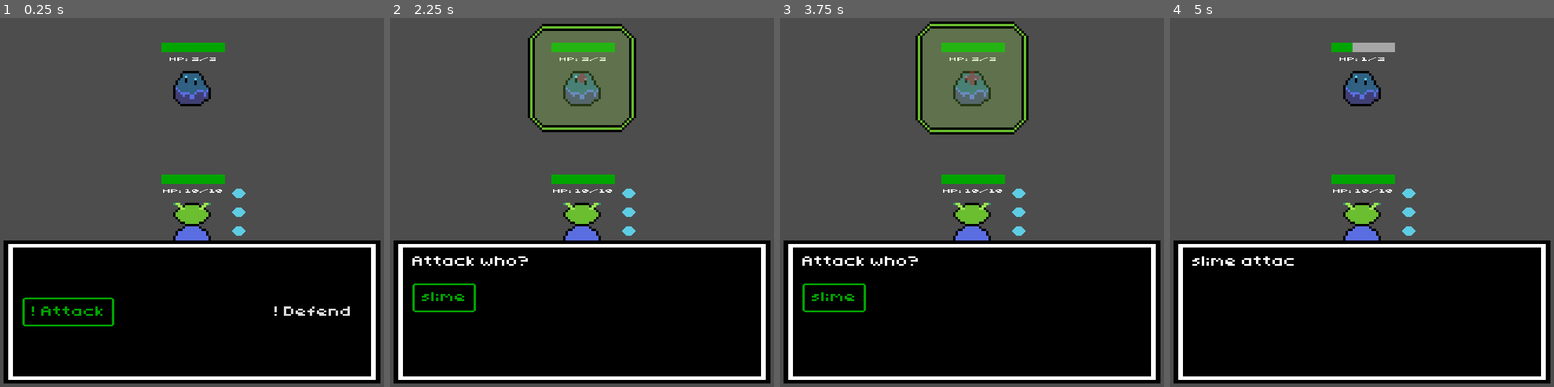
Above: before the commit, frames 1-4 (left to right).
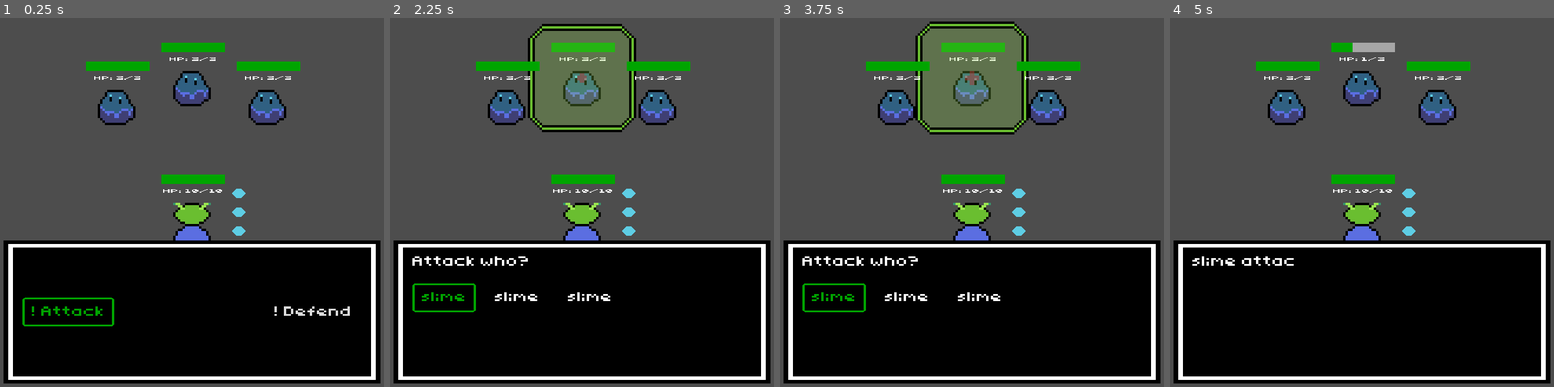
Above: after the commit, the same moments.

Repository: andersonhunter/LCH_game
Game: Godot game, scene res://LEVELS/LEVEL_2/battle_scene.tscn
Same seed, same stepped clock (60 frames per second), same inputs: the game is played once before the commit and once after it. The project has no main scene, so this scene is started directly.
Inputs:
- Up to frame 1 (0.25 s): no input
- Up to frame 2 (2.25 s): click "! Attack" at 0.5 s; tap Enter at 1.25 s; hold D (move_right) 1.28-2.03 s; tap Space at 2 s; hold S (move_down) from 2.03 s (still down)
- Up to frame 3 (3.75 s): release S (move_down) at 2.78 s; hold D (move_right) 2.78-3.53 s; hold W (move_up) from 3.53 s (still down)
- Up to frame 4 (5 s): release W (move_up) at 4.25 s; click "slime" at 4.25 s

The runs differ from the first frame. In frame 1, 2.4% of the frame differs, in the area x 22-79%, y 11-30%; in frame 2, 2.6%, in the area x 22-79%, y 11-77%; in frame 3, 2.6%; in frame 4, 2.4%.

Commit message:
fixed numEnemies

Diff:
--- a/LEVELS/LEVEL_2/battle_scene.gd
+++ b/LEVELS/LEVEL_2/battle_scene.gd
@@ -37,7 +37,6 @@
 func addEnemies():
 	# Adds enemies to scene depending on how many enemies spawn [1..3]
 	var numEnemies = RandomNumberGenerator.new().randi_range(1, 3)
-	numEnemies = 1
 	# Remove superfluous enemies
 	match numEnemies:
 		1:
